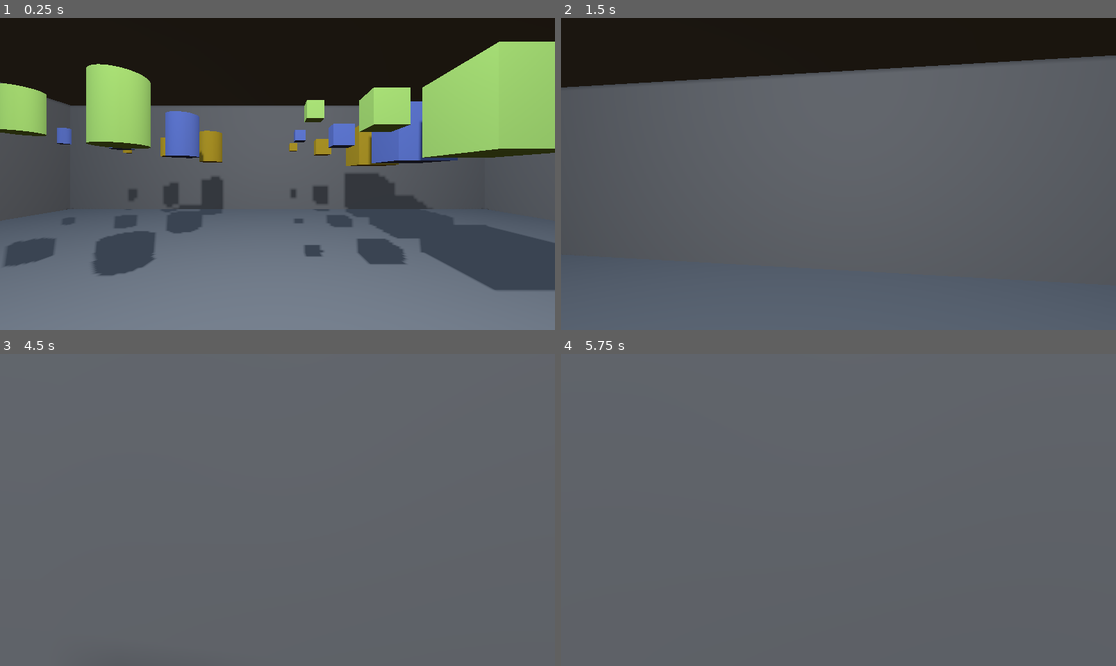
Above: before the commit, frames 1-4 (two rows, left to right).
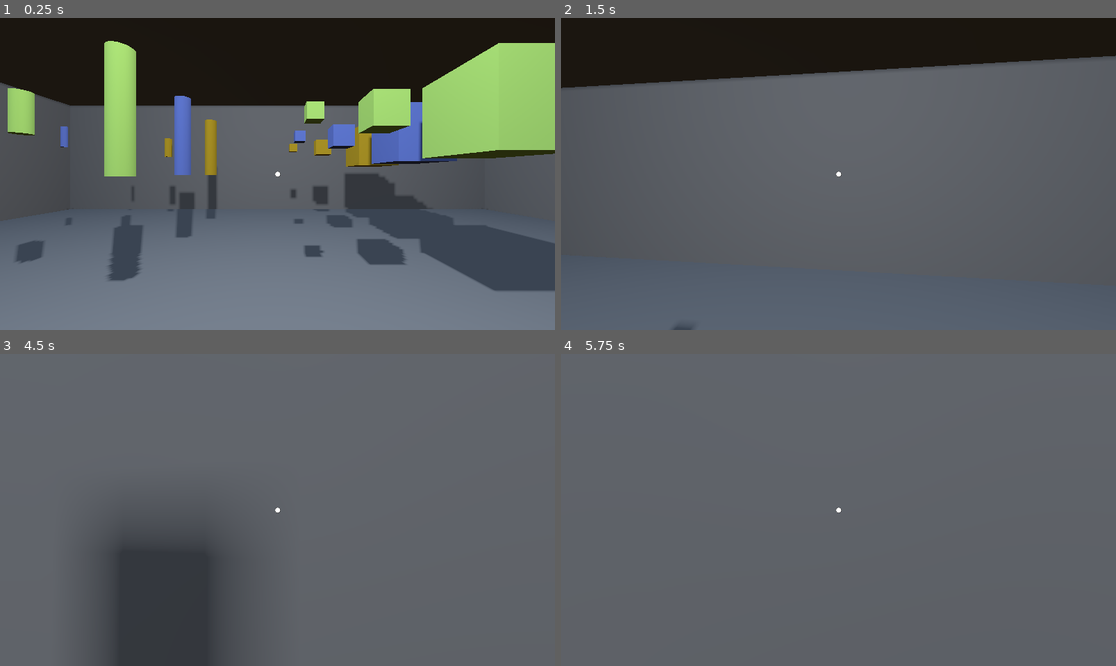
Above: after the commit, the same moments.

Repository: chybby/ldjam53
Game: Godot game, scene res://main.tscn
Same seed, same stepped clock (60 frames per second), same inputs: the game is played once before the commit and once after it.
Inputs (mouse positions are in pixels of both pictures, inside the frame that each line leads up to):
- Up to frame 1 (0.25 s): no input
- Up to frame 2 (1.5 s): move the mouse to (866, 174) at 0.52 s; press the mouse at (866, 174) at 0.53 s; hold W (move_forward) from 0.53 s (still down); tap Space (jump) at 0.77 s; move the mouse to (810, 174) at 1.27 s; release the mouse at (810, 174) at 1.28 s; click (810, 174) at 1.35 s
- Up to frame 3 (4.5 s): keep holding W (move_forward); tap Space (jump) at 1.52, 3.02, 3.77, 4.25 s; move the mouse to (288, 503) at 2.02 s; press the mouse at (288, 503) at 2.03 s; move the mouse to (271, 516) at 2.77 s; release the mouse at (271, 516) at 2.78 s; click (271, 516) at 2.85 s; tap Enter at 3.5 s; move the mouse to (316, 513) at 3.52 s; press the mouse at (316, 513) at 3.53 s; move the mouse to (233, 506) at 4.27 s; release the mouse at (233, 506) at 4.28 s; click (233, 506) at 4.35 s
- Up to frame 4 (5.75 s): keep holding W (move_forward); tap Space (jump) at 4.52 s; tap Enter at 5 s; move the mouse to (844, 510) at 5.02 s; press the mouse at (844, 510) at 5.03 s

The runs differ from the first frame. In frame 1, 6.8% of the frame differs, in the area x 0-100%, y 7-88%; in frame 2, 0.2%; in frame 3, 9.4%, in the area x 18-51%, y 49-100%; in frame 4, less than 0.1%.

Commit message:
Grabbing packages and scanner.

Diff:
--- a/main.tscn
+++ b/main.tscn
@@ -7,6 +7,7 @@
 [ext_resource type="PackedScene" uid="uid://dxmtgq1vffaeq" path="res://menus/main_menu_screen.tscn" id="4_nqhdg"]
 [ext_resource type="PackedScene" uid="uid://diecf34cipg7k" path="res://player/player.tscn" id="4_qqmf7"]
 [ext_resource type="PackedScene" uid="uid://sdnpsqpox0dm" path="res://package/package.tscn" id="5_252ea"]
+[ext_resource type="PackedScene" uid="uid://wn7300ox6nll" path="res://scanner/scanner.tscn" id="6_qxux1"]
 [ext_resource type="PackedScene" uid="uid://dg5ljrugpyfv2" path="res://menus/pause_screen.tscn" id="8_dfw4l"]
 
 [sub_resource type="ProceduralSkyMaterial" id="ProceduralSkyMaterial_j6kb4"]
@@ -19,6 +20,17 @@
 sky = SubResource("Sky_mudlv")
 
 [sub_resource type="CameraAttributesPractical" id="CameraAttributesPractical_owjb4"]
+
+[sub_resource type="Gradient" id="Gradient_lwvfo"]
+offsets = PackedFloat32Array(0, 0.550459, 0.633027, 0.667431)
+colors = PackedColorArray(1, 1, 1, 1, 1, 1, 1, 1, 0, 0, 0, 1, 0, 0, 0, 0)
+
+[sub_resource type="GradientTexture2D" id="GradientTexture2D_pfw6s"]
+gradient = SubResource("Gradient_lwvfo")
+width = 32
+height = 32
+fill = 1
+fill_from = Vector2(0.5, 0.5)
 
 [node name="Main" type="Node"]
 process_mode = 3
@@ -38,6 +50,7 @@
 
 [node name="Package" parent="World" instance=ExtResource("5_252ea")]
 transform = Transform3D(1, 0, 0, 0, 1, 0, 0, 0, 1, -4.16406, 2.70651, -5.84931)
+mass = 0.2
 size = 0
 
 [node name="Package2" parent="World" instance=ExtResource("5_252ea")]
@@ -45,24 +58,29 @@
 
 [node name="Package3" parent="World" instance=ExtResource("5_252ea")]
 transform = Transform3D(1, 0, 0, 0, 1, 0, 0, 0, 1, -1.85109, 2.70651, -5.84931)
+mass = 1.0
 size = 2
 
 [node name="Package4" parent="World" instance=ExtResource("5_252ea")]
 transform = Transform3D(1, 0, 0, 0, 1, 0, 0, 0, 1, 0.431175, 2.70651, -5.84931)
+mass = 0.3
 shape = 0
 size = 0
 
 [node name="Package5" parent="World" instance=ExtResource("5_252ea")]
 transform = Transform3D(1, 0, 0, 0, 1, 0, 0, 0, 1, 1.2406, 2.70651, -5.84931)
+mass = 0.7
 shape = 0
 
 [node name="Package6" parent="World" instance=ExtResource("5_252ea")]
 transform = Transform3D(1, 0, 0, 0, 1, 0, 0, 0, 1, 2.57075, 2.70651, -5.84931)
+mass = 2.0
 shape = 0
 size = 2
 
 [node name="Package7" parent="World" instance=ExtResource("5_252ea")]
 transform = Transform3D(1, 0, 0, 0, 1, 0, 0, 0, 1, -4.16406, 2.70651, -4.17173)
+mass = 0.2
 size = 0
 company = 1
 
@@ -72,28 +90,33 @@
 
 [node name="Package9" parent="World" instance=ExtResource("5_252ea")]
 transform = Transform3D(1, 0, 0, 0, 1, 0, 0, 0, 1, -1.85109, 2.70651, -4.17173)
+mass = 1.0
 size = 2
 company = 1
 
 [node name="Package10" parent="World" instance=ExtResource("5_252ea")]
 transform = Transform3D(1, 0, 0, 0, 1, 0, 0, 0, 1, 0.431175, 2.70651, -4.17173)
+mass = 0.3
 shape = 0
 size = 0
 company = 1
 
 [node name="Package11" parent="World" instance=ExtResource("5_252ea")]
 transform = Transform3D(1, 0, 0, 0, 1, 0, 0, 0, 1, 1.2406, 2.70651, -4.17173)
+mass = 0.7
 shape = 0
 company = 1
 
 [node name="Package12" parent="World" instance=ExtResource("5_252ea")]
 transform = Transform3D(1, 0, 0, 0, 1, 0, 0, 0, 1, 2.57075, 2.70651, -4.17173)
+mass = 2.0
 shape = 0
 size = 2
 company = 1
 
 [node name="Package13" parent="World" instance=ExtResource("5_252ea")]
 transform = Transform3D(1, 0, 0, 0, 1, 0, 0, 0, 1, -4.16406, 2.70651, -2.60441)
+mass = 0.2
 size = 0
 company = 2
 
@@ -103,25 +126,32 @@
 
 [node name="Package15" parent="World" instance=ExtResource("5_252ea")]
 transform = Transform3D(1, 0, 0, 0, 1, 0, 0, 0, 1, -1.85109, 2.70651, -2.60441)
+mass = 1.0
 size = 2
 company = 2
 
 [node name="Package16" parent="World" instance=ExtResource("5_252ea")]
 transform = Transform3D(1, 0, 0, 0, 1, 0, 0, 0, 1, 0.431175, 2.70651, -2.60441)
+mass = 0.3
 shape = 0
 size = 0
 company = 2
 
 [node name="Package17" parent="World" instance=ExtResource("5_252ea")]
 transform = Transform3D(1, 0, 0, 0, 1, 0, 0, 0, 1, 1.2406, 2.70651, -2.60441)
+mass = 0.7
 shape = 0
 company = 2
 
 [node name="Package18" parent="World" instance=ExtResource("5_252ea")]
 transform = Transform3D(1, 0, 0, 0, 1, 0, 0, 0, 1, 2.57075, 2.70651, -2.60441)
+mass = 2.0
 shape = 0
 size = 2
 company = 2
+
+[node name="Scanner" parent="World" instance=ExtResource("6_qxux1")]
+transform = Transform3D(-1, 0, -8.74228e-08, 0, 1, 0, 8.74228e-08, 0, -1, 9.20836, 0, -2.09076)
 
 [node name="PackageSpawnTimer" type="Timer" parent="World"]
 wait_time = 2.0
@@ -146,6 +176,22 @@
 visible = false
 layout_mode = 1
 
+[node name="Cursor" type="TextureRect" parent="GUI"]
+layout_mode = 1
+anchors_preset = 8
+anchor_left = 0.5
+anchor_top = 0.5
+anchor_right = 0.5
+anchor_bottom = 0.5
+offset_left = -6.5
+offset_top = -6.5
+offset_right = 6.5
+offset_bottom = 6.5
+grow_horizontal = 2
+grow_vertical = 2
+texture = SubResource("GradientTexture2D_pfw6s")
+expand_mode = 1
+
 [connection signal="timeout" from="World/PackageSpawnTimer" to="World" method="_on_package_spawn_timer_timeout"]
 [connection signal="unpaused" from="GUI" to="." method="_on_gui_unpaused"]
 [connection signal="closed" from="GUI/PauseScreen" to="GUI" method="_on_pause_screen_closed"]
--- a/package/package.gd
+++ b/package/package.gd
@@ -20,8 +20,14 @@
         company = value
         update_model()
 
+var first_name: String
+var last_name: String
+
 @onready var collision_shape := $CollisionShape3D
 @onready var mesh := $MeshInstance3D
+
+const FIRST_NAMES_FILE := "res://package/firstnames.txt"
+const LAST_NAMES_FILE := "res://package/lastnames.txt"
 
 func _ready():
     update_model()
@@ -38,11 +44,15 @@
             var size_vector : Vector3
             match size:
                 Size.SMALL:
+                    # TODO: weight doesn't necessarily correspond to size.
                     size_vector = Vector3(.2, .2, .2)
+                    mass = 0.3
                 Size.MEDIUM:
                     size_vector = Vector3(.4, .4, .4)
+                    mass = 0.7
                 Size.LARGE:
                     size_vector = Vector3(1, 1, 1)
+                    mass = 2
             collision_shape.shape.size = size_vector
             mesh.mesh.size = size_vector
         Shape.TUBE:
@@ -53,14 +63,17 @@
             var radius: float
             match size:
                 Size.SMALL:
-                    height = 0.3
-                    radius = 0.1
+                    height = 0.4
+                    radius = 0.05
+                    mass = 0.2
                 Size.MEDIUM:
                     height = 0.5
-                    radius = 0.2
+                    radius = 0.1
+                    mass = 0.5
                 Size.LARGE:
-                    height = 0.8
-                    radius = 0.3
+                    height = 1.5
+                    radius = 0.15
+                    mass = 1
             collision_shape.shape.height = height
             collision_shape.shape.radius = radius
             mesh.mesh.height = height
@@ -77,11 +90,36 @@
         Company.SHIP_FOR_LESS:
             mesh.mesh.material.albedo_color = Color(0.78382098674774, 1, 0.52286148071289)
 
+func randomize():
+    shape = get_random_shape()
+    size = get_random_size()
+    company = get_random_company()
+    first_name = get_random_first_name()
+    last_name = get_random_last_name()
+
+func _to_string():
+    return 'Package{name: "%s %s"}' % [first_name, last_name]
+
+func hover(state):
+    if state:
+        print('hovered over package: %s' % self)
+
 static func get_random_shape():
-    return Shape.values()[randi_range(0, Shape.size()-1)]
+    return Shape.values().pick_random()
 
 static func get_random_size():
-    return Size.values()[randi_range(0, Size.size()-1)]
+    return Size.values().pick_random()
 
 static func get_random_company():
-    return Company.values()[randi_range(0, Company.size()-1)]
+    return Company.values().pick_random()
+
+static func get_random_first_name():
+    var file := FileAccess.open(FIRST_NAMES_FILE, FileAccess.READ)
+    var names = file.get_as_text().split('\n', false)
+    return names[randi_range(0, names.size()-1)]
+
+static func get_random_last_name():
+    # TODO: come up with some actual last names
+    var file := FileAccess.open(FIRST_NAMES_FILE, FileAccess.READ)
+    var names = file.get_as_text().split('\n', false)
+    return names[randi_range(0, names.size()-1)] + 'son'
--- a/package/package.tscn
+++ b/package/package.tscn
@@ -2,19 +2,28 @@
 
 [ext_resource type="Script" path="res://package/package.gd" id="1_1h61k"]
 
-[sub_resource type="BoxShape3D" id="BoxShape3D_e1v56"]
+[sub_resource type="CylinderShape3D" id="CylinderShape3D_1iqvc"]
+height = 0.5
+radius = 0.1
 
-[sub_resource type="StandardMaterial3D" id="StandardMaterial3D_6a7pt"]
+[sub_resource type="StandardMaterial3D" id="StandardMaterial3D_apyf4"]
+albedo_color = Color(0.832031, 0.706029, 0.18749, 1)
 
-[sub_resource type="BoxMesh" id="BoxMesh_kx4um"]
-material = SubResource("StandardMaterial3D_6a7pt")
+[sub_resource type="CylinderMesh" id="CylinderMesh_n58ff"]
+material = SubResource("StandardMaterial3D_apyf4")
+top_radius = 0.1
+bottom_radius = 0.1
+height = 0.5
 
-[node name="Package" type="RigidBody3D"]
+[node name="Package" type="RigidBody3D" groups=["pickup"]]
+collision_layer = 2
+collision_mask = 3
+mass = 0.5
 script = ExtResource("1_1h61k")
 shape = 1
 
 [node name="CollisionShape3D" type="CollisionShape3D" parent="."]
-shape = SubResource("BoxShape3D_e1v56")
+shape = SubResource("CylinderShape3D_1iqvc")
 
 [node name="MeshInstance3D" type="MeshInstance3D" parent="."]
-mesh = SubResource("BoxMesh_kx4um")
+mesh = SubResource("CylinderMesh_n58ff")
--- a/player/player.gd
+++ b/player/player.gd
@@ -3,20 +3,50 @@
 @export var speed := 5.0
 @export var jump_velocity := 4.5
 @export var mouse_sensitivity := 0.002
+@export var held_item_strength := 150
 
 @onready var camera := $Camera
+@onready var interact_ray := $Camera/InteractRay
+@onready var held_item_marker := $Camera/HeldItemMarker
+
+var hovered_object: Node = null
+var held_object: RigidBody3D = null
 
 # Get the gravity from the project settings to be synced with RigidBody nodes.
 var gravity = ProjectSettings.get_setting("physics/3d/default_gravity")
 
+var Package = preload("res://package/package.gd")
 
 func _unhandled_input(event):
-
     if event is InputEventMouseMotion and Input.mouse_mode == Input.MOUSE_MODE_CAPTURED:
         rotate_y(-event.relative.x * mouse_sensitivity)
         camera.rotate_x(-event.relative.y * mouse_sensitivity)
         camera.rotation.x = clamp(camera.rotation.x, -1.2, 1.2)
+    elif event.is_action_pressed('interact'):
+        if hovered_object:
+            if hovered_object.has_method('interact'):
+                hovered_object.interact()
+            if hovered_object.is_in_group('pickup'):
+                if held_object == null:
+                    held_object = hovered_object
+                    held_object.linear_damp = 20
+                    held_object.angular_damp = 10
+                    print('Holding %s' % held_object)
+                    hovered_object = null
+    elif event.is_action_released('interact'):
+        if held_object:
+            held_object.linear_damp = 0
+            held_object.angular_damp = 0
+            print('Dropped %s' % held_object)
+            held_object = null
 
+func _process(delta):
+    if interact_ray.get_collider() != hovered_object:
+        if hovered_object and hovered_object.has_method('hover'):
+            hovered_object.hover(false)
+        hovered_object = interact_ray.get_collider()
+        if hovered_object and hovered_object.has_method('hover'):
+            hovered_object.hover(true)
 
 func _physics_process(delta):
     # Add the gravity.
@@ -39,3 +69,8 @@
         velocity.z = move_toward(velocity.z, 0, speed)
 
     move_and_slide()
+
+    # Drag held object.
+    if held_object:
+        var force_direction: Vector3 = held_item_marker.global_position - held_object.global_position
+        held_object.apply_central_force(force_direction * held_item_strength)
--- a/player/player.tscn
+++ b/player/player.tscn
@@ -5,6 +5,7 @@
 [sub_resource type="CapsuleShape3D" id="CapsuleShape3D_jakkr"]
 
 [node name="Player" type="CharacterBody3D"]
+collision_mask = 3
 script = ExtResource("1_sl7gb")
 
 [node name="CollisionShape3D" type="CollisionShape3D" parent="."]
@@ -12,4 +13,11 @@
 shape = SubResource("CapsuleShape3D_jakkr")
 
 [node name="Camera" type="Camera3D" parent="."]
-transform = Transform3D(1, 0, 0, 0, 1, 0, 0, 0, 1, 0, 1.68956, -0.203962)
+transform = Transform3D(1, 0, 0, 0, 1, 0, 0, 0, 1, 0, 1.7, -0.2)
+
+[node name="InteractRay" type="RayCast3D" parent="Camera"]
+target_position = Vector3(0, 0, -3)
+collision_mask = 2
+
+[node name="HeldItemMarker" type="Marker3D" parent="Camera"]
+transform = Transform3D(1, 0, 0, 0, 1, 0, 0, 0, 1, 0, -0.352177, -1.82517)
--- a/project.godot
+++ b/project.godot
@@ -64,6 +64,16 @@
 "events": [Object(InputEventKey,"resource_local_to_scene":false,"resource_name":"","device":-1,"window_id":0,"alt_press …(182 unchanged characters)…
 ]
 }
+interact={
+"deadzone": 0.5,
+"events": [Object(InputEventMouseButton,"resource_local_to_scene":false,"resource_name":"","device":-1,"window_id":0,"alt_pressed":false,"shift_pressed":false,"ctrl_pressed":false,"meta_pressed":false,"button_mask":1,"position":Vector2(108, 18),"global_position":Vector2(112, 61),"factor":1.0,"button_index":1,"pressed":true,"double_click":false,"script":null)
+]
+}
+
+[layer_names]
+
+3d_physics/layer_1="player"
+3d_physics/layer_2="packages"
 
 [physics]
 
--- /dev/null
+++ b/scanner/scanner.gd
@@ -0,0 +1,16 @@
+extends Node3D
+
+@onready var scanner_ui = $Viewport/ScannerUI
+@onready var scan_area = $ScanArea
+
+func _on_scan_area_body_entered(body: Node3D):
+    update_screen(body)
+
+func _on_scan_area_body_exited(body: Node3D):
+    update_screen(body)
+
+func update_screen(body: Node3D):
+    if scan_area.get_overlapping_bodies().size() == 1:
+        scanner_ui.set_name_label(body.first_name + ' ' + body.last_name)
+    else:
+        scanner_ui.set_name_label('Scan something')
--- /dev/null
+++ b/scanner/scanner.tscn
@@ -0,0 +1,49 @@
+[gd_scene load_steps=7 format=3 uid="uid://wn7300ox6nll"]
+
+[ext_resource type="Script" path="res://scanner/scanner.gd" id="1_vv4rg"]
+[ext_resource type="PackedScene" uid="uid://c80lgts35xsrt" path="res://scanner/scanner_ui.tscn" id="2_kaamb"]
+
+[sub_resource type="BoxShape3D" id="BoxShape3D_i5iv6"]
+size = Vector3(1, 0.2, 1)
+
+[sub_resource type="BoxMesh" id="BoxMesh_bo4ai"]
+size = Vector3(1, 0.2, 1)
+
+[sub_resource type="BoxShape3D" id="BoxShape3D_33t8x"]
+size = Vector3(0.820006, 0.704278, 0.806946)
+
+[sub_resource type="ViewportTexture" id="ViewportTexture_xx3pi"]
+viewport_path = NodePath("Viewport")
+
+[node name="Scanner" type="Node3D"]
+script = ExtResource("1_vv4rg")
+
+[node name="Base" type="StaticBody3D" parent="."]
+
+[node name="CollisionShape3D" type="CollisionShape3D" parent="Base"]
+transform = Transform3D(1, 0, 0, 0, 1, 0, 0, 0, 1, 0, 0.101417, 0)
+shape = SubResource("BoxShape3D_i5iv6")
+
+[node name="MeshInstance3D" type="MeshInstance3D" parent="Base"]
+transform = Transform3D(1, 0, 0, 0, 1, 0, 0, 0, 1, 0, 0.0998402, 0)
+mesh = SubResource("BoxMesh_bo4ai")
+
+[node name="ScanArea" type="Area3D" parent="."]
+collision_layer = 0
+collision_mask = 2
+monitorable = false
+
+[node name="CollisionShape3D" type="CollisionShape3D" parent="ScanArea"]
+transform = Transform3D(1, 0, 0, 0, 1, 0, 0, 0, 1, 0, 0.55069, 0)
+shape = SubResource("BoxShape3D_33t8x")
+
+[node name="Screen" type="Sprite3D" parent="."]
+transform = Transform3D(-8.74228e-09, 0, 0.2, 0, 0.2, 0, -0.2, 0, -8.74228e-09, -0.484494, 1.48547, 0)
+texture = SubResource("ViewportTexture_xx3pi")
+
+[node name="Viewport" type="SubViewport" parent="."]
+
+[node name="ScannerUI" parent="Viewport" instance=ExtResource("2_kaamb")]
+
+[connection signal="body_entered" from="ScanArea" to="." method="_on_scan_area_body_entered"]
+[connection signal="body_exited" from="ScanArea" to="." method="_on_scan_area_body_exited"]
--- /dev/null
+++ b/scanner/scanner_ui.gd
@@ -0,0 +1,6 @@
+extends Control
+
+@onready var name_label := $Panel/Name
+
+func set_name_label(name: String):
+    name_label.text = name
--- /dev/null
+++ b/scanner/scanner_ui.tscn
@@ -0,0 +1,34 @@
+[gd_scene load_steps=2 format=3 uid="uid://c80lgts35xsrt"]
+
+[ext_resource type="Script" path="res://scanner/scanner_ui.gd" id="1_1pr4t"]
+
+[node name="ScannerUI" type="Control"]
+custom_minimum_size = Vector2(512, 512)
+layout_mode = 3
+anchors_preset = 0
+offset_right = 512.0
+offset_bottom = 512.0
+script = ExtResource("1_1pr4t")
+
+[node name="Panel" type="Panel" parent="."]
+layout_mode = 1
+anchors_preset = 15
+anchor_right = 1.0
+anchor_bottom = 1.0
+grow_horizontal = 2
+grow_vertical = 2
+
+[node name="Name" type="Label" parent="Panel"]
+layout_mode = 1
+anchors_preset = -1
+anchor_top = 0.074
+anchor_right = 1.0
+anchor_bottom = 0.234
+offset_top = 0.112
+offset_bottom = 0.191994
+grow_horizontal = 2
+grow_vertical = 2
+theme_override_font_sizes/font_size = 58
+text = "Scan something"
+horizontal_alignment = 1
+autowrap_mode = 2
--- a/world.gd
+++ b/world.gd
@@ -1,14 +1,11 @@
 extends Node3D
 
 var PackageScene = preload("res://package/package.tscn")
-var Package = preload("res://package/package.gd")
 
 @onready var level := $Level
 
 func _on_package_spawn_timer_timeout():
     var package := PackageScene.instantiate()
-    package.shape = Package.get_random_shape()
-    package.size = Package.get_random_size()
-    package.company = Package.get_random_company()
+    package.randomize()
     package.position = level.get_package_spawn_position()
     add_child(package)
Not shown: 1 places in main.tscn that only renumber resources
Not shown, added: package/firstnames.txt
Not shown, added: package/lastnames.txt
